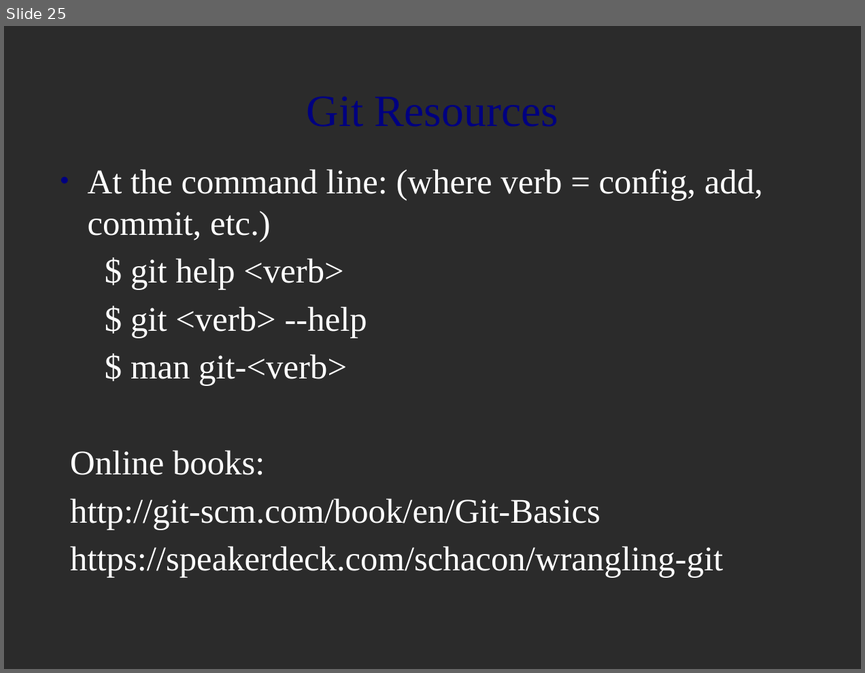
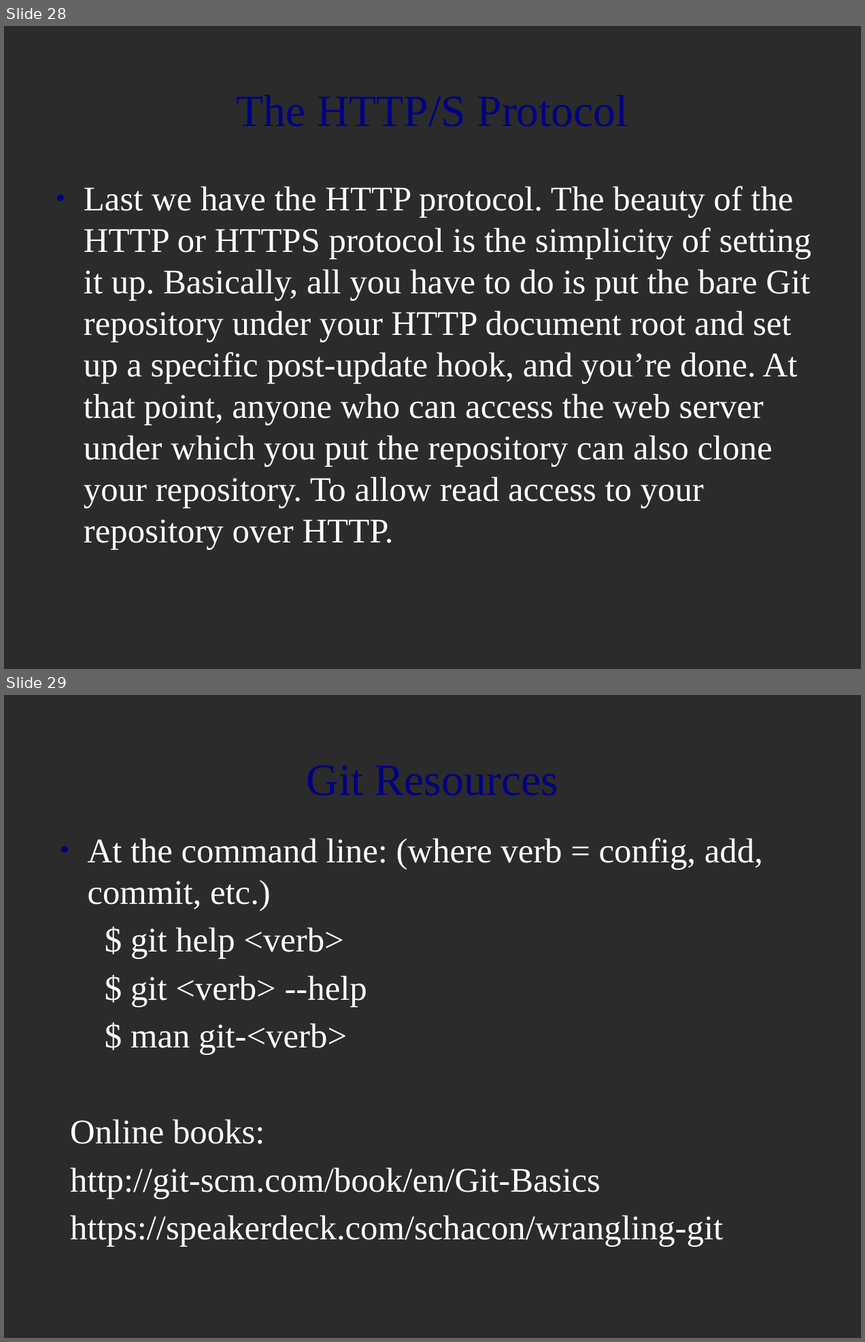
Before and after one commit to MariamP/myRepo, a slide deck: git_intro.odp. Shown one above the other, each under a label of ours: slide 25 before the commit, slides 28 and 29 after it. The pictures are 865x673 and 865x1342 pixels, drawn with LibreOffice and Linux fonts; fonts in the diff are those of the drawing; background and template pictures are left out; a plain dark background stands for a picture behind light text. Boxes give left, top, right and bottom in pixels: in the first picture for what was removed or moved away, otherwise in the second. Text is boxed around its words. In the diff, an @@ line names an element or a change of style, - is before the commit and + after.

Commit message:
- Added information about git protocols.

```diff
--- a/git_intro.odp
+++ b/git_intro.odp
@@ slide 28 added at <box>4,26,861,669</box>, background picture (left out) @@
@@ text added at <box>84,186,811,550</box>, 32 pt, text #FFFFFF @@
+● Last we have the HTTP protocol. The beauty of the HTTP or HTTPS protocol is the simplicity of setting it up. Basically, all you have to do is put the bare Git repository under your HTTP document root and set up a specific post-update hook, and you’re done. At that point, anyone who can access the web server under which you put the repository can also clone your repository. To allow read access to your repository over HTTP.
@@ title added at <box>275,186,543,218</box>, 41.4 pt, text #000080 @@
+The HTTP/S Protocol
@@ what was slide 25 is now slide 29 @@
```
Also in this commit, not shown: 4 other slides added, 1 slide removed.
